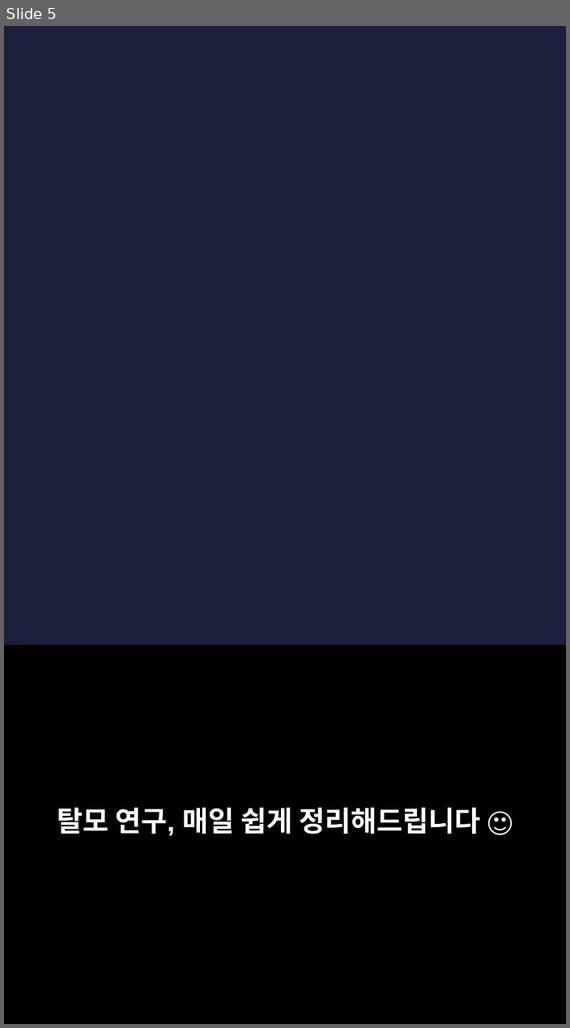
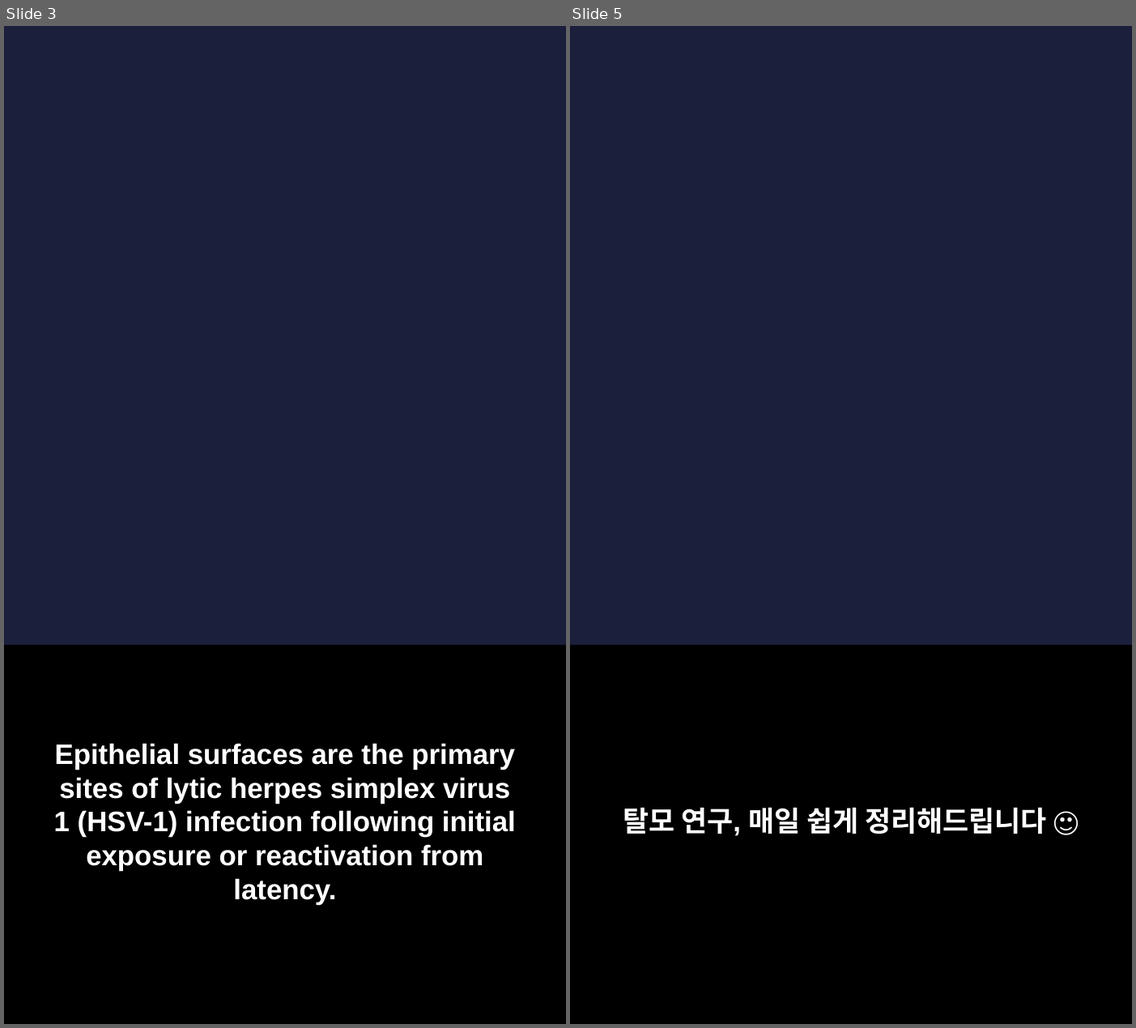
Before and after one commit to hyokang2010-BJ-ANTH/product-builder-test, a slide deck: pwa/data/latest/slides.pptx. Shown side by side, each under a label of ours: slide 5 before the commit, slides 3 and 5 after it; the slides between them are not shown. The pictures are 570x1028 and 1136x1028 pixels, drawn with LibreOffice and Linux fonts; fonts in the diff are those of the drawing; background and template pictures are left out. Boxes give left, top, right and bottom in pixels: in the first picture for what was removed or moved away, otherwise in the second. Text is boxed around its words. In the diff, an @@ line names an element or a change of style, - is before the commit and + after.

```diff
--- a/pwa/data/latest/slides.pptx
+++ b/pwa/data/latest/slides.pptx
@@ slide 3 added at (4, 26, 566, 1024), background picture (left out) @@
@@ rectangle added at (4, 646, 566, 1024), fill #000000 @@
@@ text added at (54, 743, 516, 905), 22 pt, text #FFFFFF, bold @@
+Epithelial surfaces are the primary sites of lytic herpes simplex virus 1 (HSV-1) infection following initial exposure or reactivation from latency.
```
Also in this commit, not shown: 4 slides changed, 2 other slides added, 3 slides removed, 26 other files.
